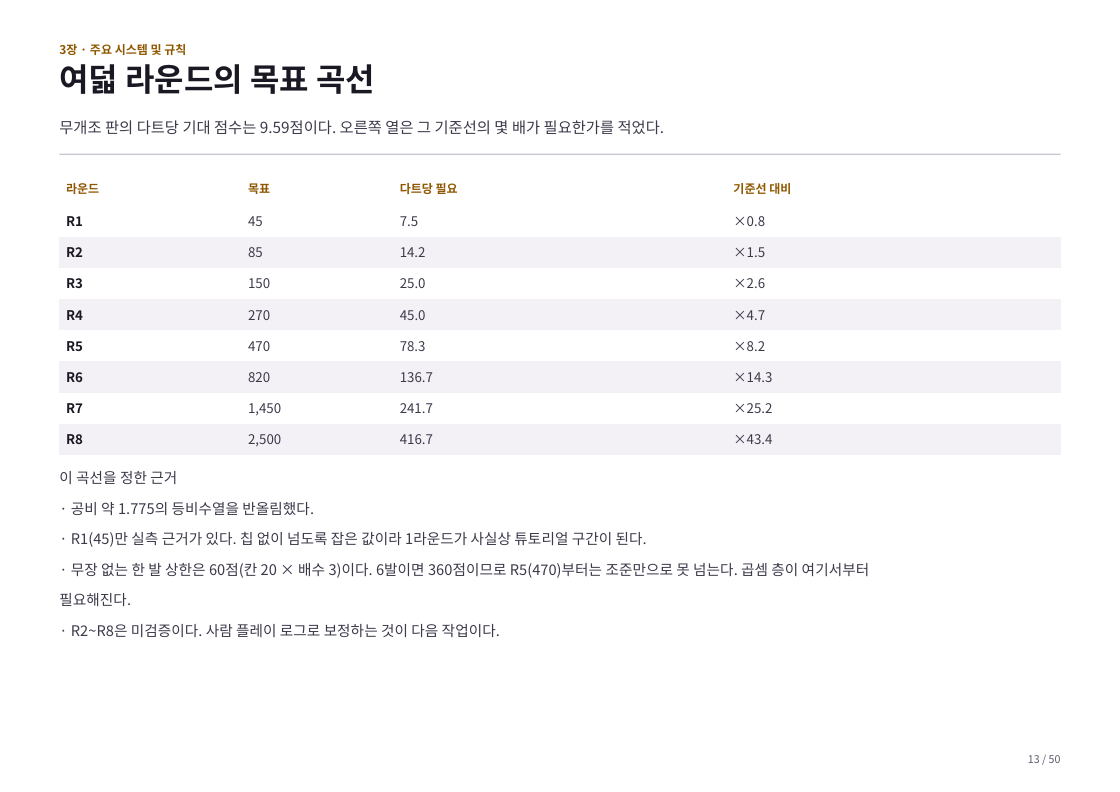
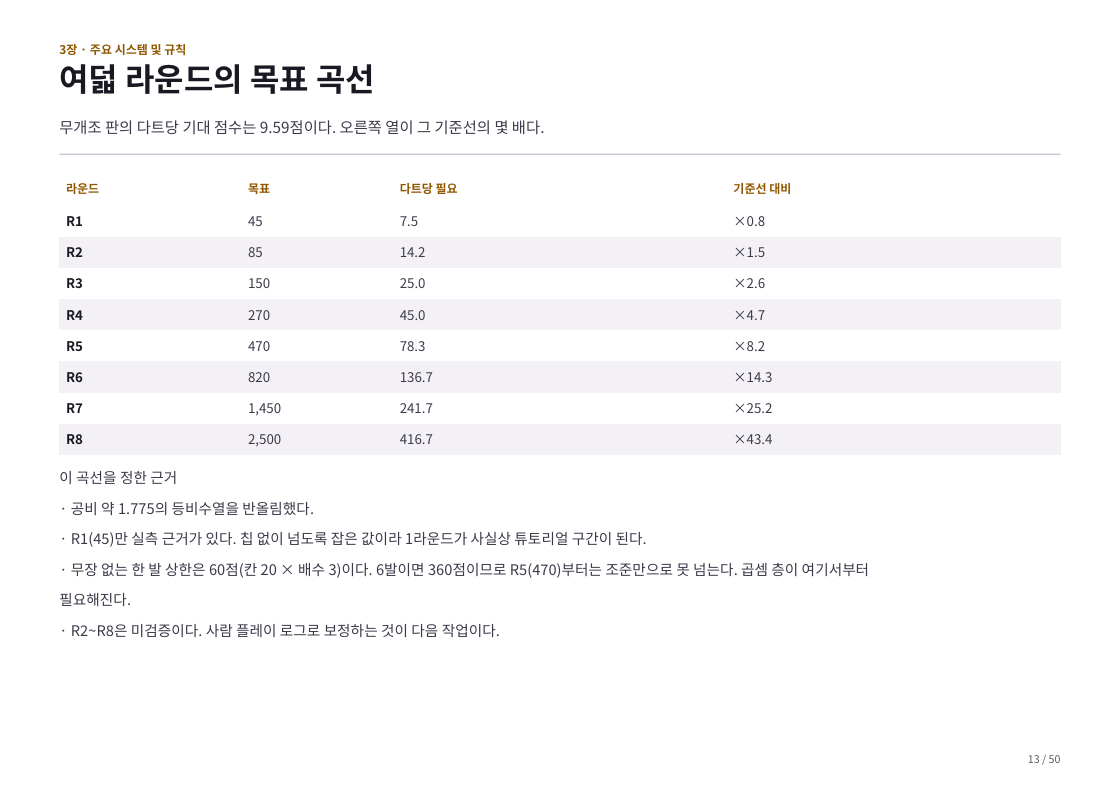
Before and after one commit to GGbong69/test-03, a slide deck: slide 13 of docs/기획서.pptx. Drawn at 1120x792 pixels with LibreOffice and Linux fonts; fonts in the diff are those of the drawing. Boxes give left, top, right and bottom in pixels: in the first picture for what was removed or moved away, otherwise in the second. Text is boxed around its words. In the diff, an @@ line names an element or a change of style, - is before the commit and + after.

```diff
--- a/docs/기획서.pptx
+++ b/docs/기획서.pptx
@@ text at (x1=59, y1=120, x2=545, y2=135): text changed @@
-무개조 판의 다트당 기대 점수는 9.59점이다. 오른쪽 열은 그 기준선의 몇 배가 필요한가를 적었다.
+무개조 판의 다트당 기대 점수는 9.59점이다. 오른쪽 열이 그 기준선의 몇 배다.
```
Also in this commit, not shown: 12 other slides changed, 2 other files.
